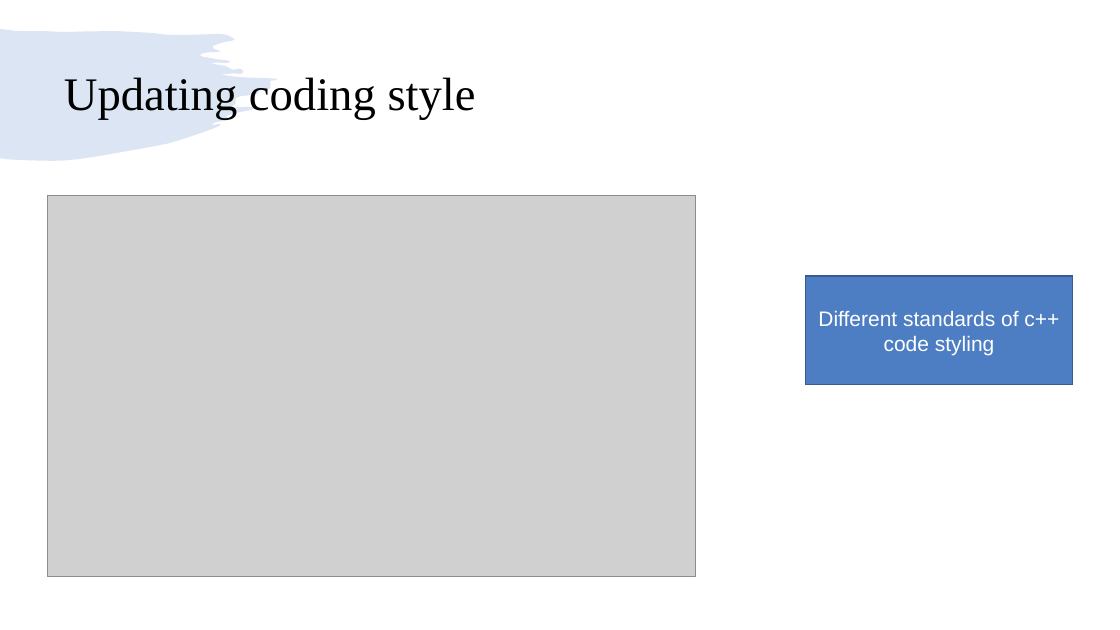
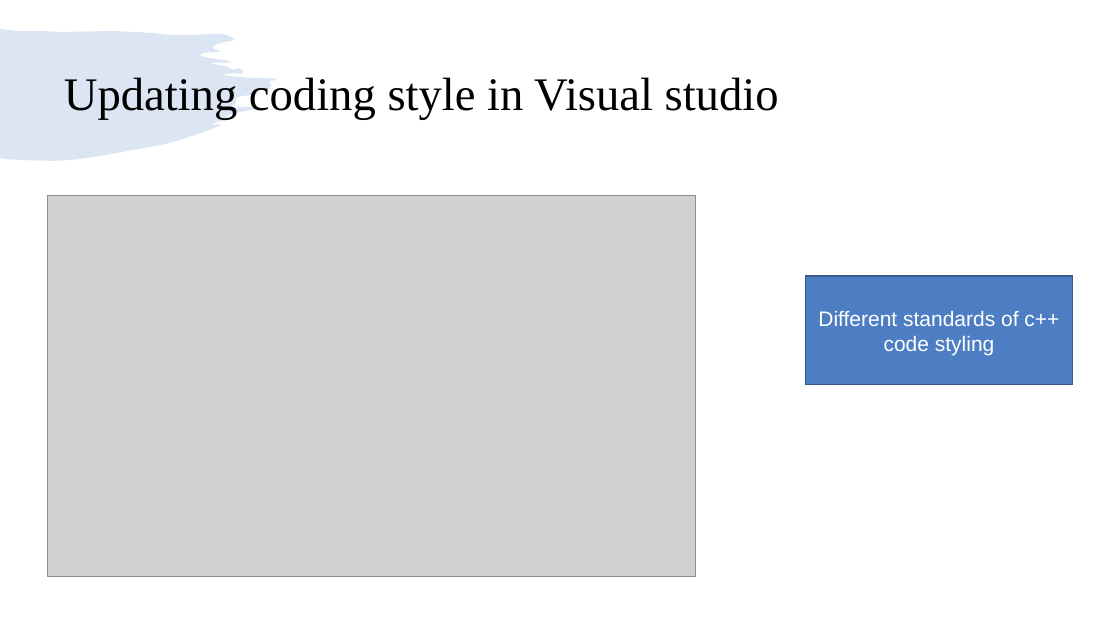
Before and after one commit to girishlande/CPlusPlus, a slide deck: slide 7 of learnings.pptx. Drawn at 1120x630 pixels with LibreOffice and Linux fonts; fonts in the diff are those of the drawing; grey boxes stand for pictures. Boxes give left, top, right and bottom in pixels: in the first picture for what was removed or moved away, otherwise in the second. Text is boxed around its words. In the diff, an @@ line names an element or a change of style, - is before the commit and + after.

```diff
--- a/learnings.pptx
+++ b/learnings.pptx
@@ title at (64,77,779,120): text changed @@
-Updating coding style
+Updating coding style in Visual studio
```
Also in this commit, not shown: 2 other slides changed, 3 slides added, 2 slides removed, 5 other files.
